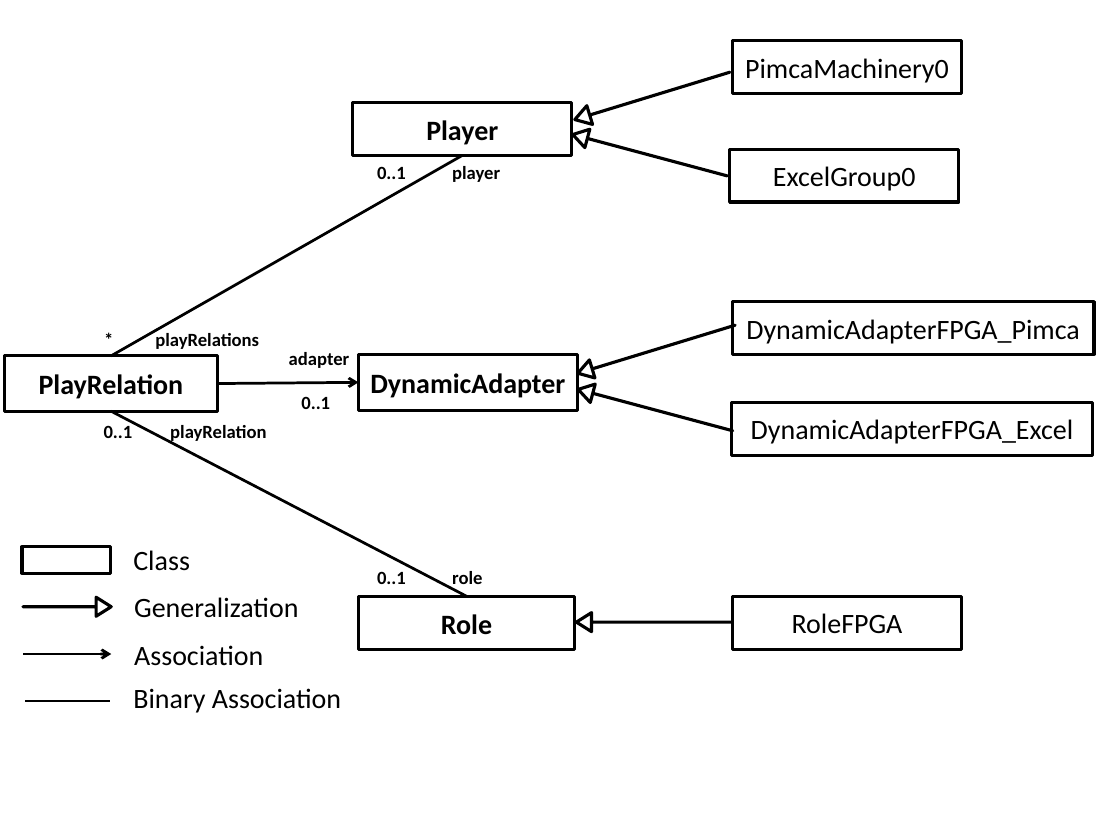
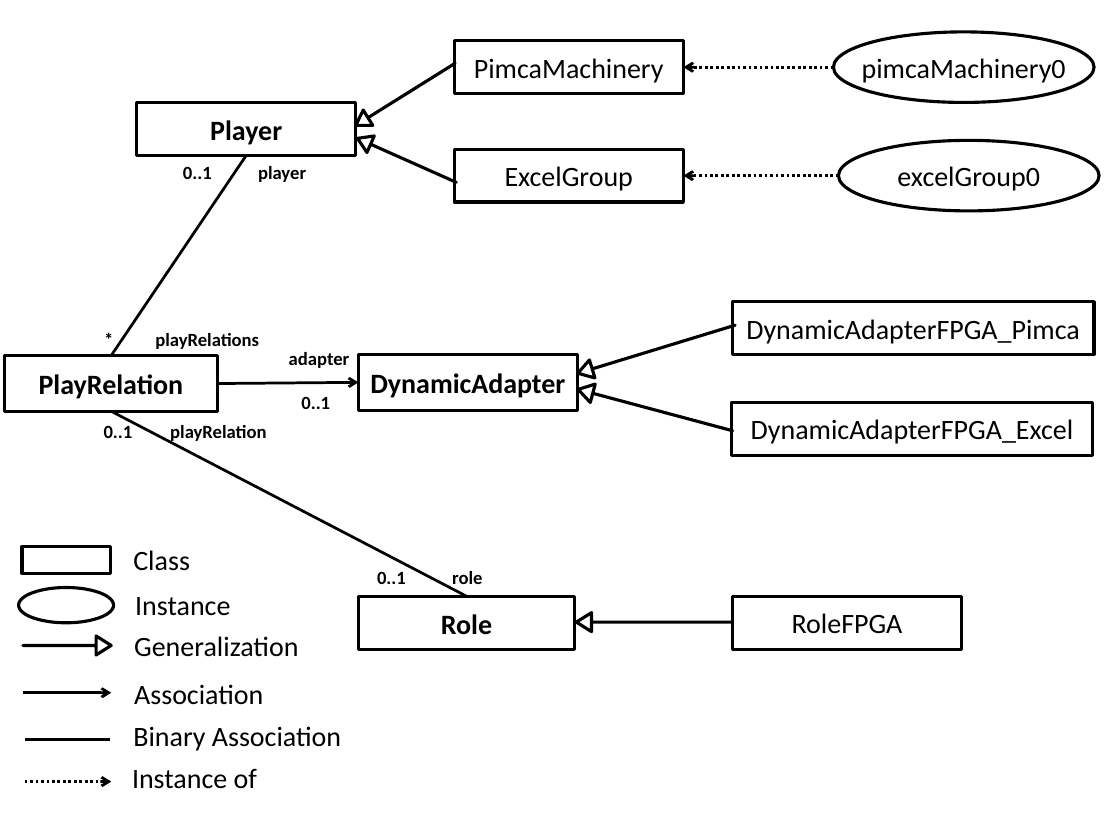
Before and after one commit to joelchampeau/idm_modsoc, a slide deck: slide 1 of documentation/docTravail/seancesTravail/cyber/Role4All_metaModel.pptx. Drawn at 1120x840 pixels with LibreOffice and Linux fonts; fonts in the diff are those of the drawing. Boxes give left, top, right and bottom in pixels: in the first picture for what was removed or moved away, otherwise in the second. Text is boxed around its words. In the diff, an @@ line names an element or a change of style, - is before the commit and + after.

```diff
--- a/documentation/docTravail/seancesTravail/cyber/Role4All_metaModel.pptx
+++ b/documentation/docTravail/seancesTravail/cyber/Role4All_metaModel.pptx
@@ down arrow at box(351, 56, 460, 133): rotation 73 to 58 degrees @@
@@ rectangle added at box(455, 40, 684, 93), fill #FFFFFF, outline #000000 2 pt, 18 pt, text #000000 @@
+PimcaMachinery
@@ ellipse "pimcaMachinery0": place and size @@
-ellipse "pimcaMachinery0" at box(732, 40, 962, 93)
+ellipse "pimcaMachinery0" at box(833, 32, 1094, 103)
@@ ellipse "pimcaMachinery0" at box(833, 32, 1094, 103): rectangle to ellipse @@
@@ text in ellipse at box(862, 58, 1066, 83): text changed @@
-PimcaMachinery0
+pimcaMachinery0
@@ arrow added from (833, 67) to (683, 67), #000000 1.75 pt dashed @@
@@ rectangle "Player": place and size @@
-rectangle "Player" at box(353, 103, 572, 156)
+rectangle "Player" at box(137, 103, 356, 156)
@@ down arrow at box(353, 130, 460, 191): rotation 105 to 114 degrees @@
@@ rectangle added at box(455, 149, 684, 202), fill #FFFFFF, outline #000000 2 pt, 18 pt, text #000000 @@
+ExcelGroup
@@ ellipse "excelGroup0" at box(839, 140, 1100, 211): rectangle to ellipse @@
@@ ellipse "excelGroup0": place and size @@
-ellipse "excelGroup0" at box(730, 149, 960, 202)
+ellipse "excelGroup0" at box(839, 140, 1100, 211)
@@ line moved from (463, 156) - (111, 356) to (246, 156) - (111, 356) @@
@@ text "0..1 player": place and size @@
-text "0..1 player" at box(377, 166, 500, 182)
+text "0..1 player" at box(183, 166, 306, 182)
@@ arrow added from (839, 176) to (683, 176), #000000 1.75 pt dashed @@
@@ text in ellipse at box(897, 166, 1039, 191): text changed @@
-ExcelGroup0
+excelGroup0
@@ ellipse added at box(19, 588, 114, 623), fill #FFFFFF, outline #000000 2 pt @@
@@ text added at box(135, 597, 230, 616), 18 pt, text #000000 @@
+Instance
@@ 3 texts, 1 arrow, 1 line, 1 down arrow: place and size @@
-3 texts, 1 arrow, 1 line, 1 down arrow at box(22, 597, 341, 713)
+3 texts, 1 arrow, 1 line, 1 down arrow at box(22, 636, 341, 751)
@@ text added at box(132, 769, 257, 789), 18 pt, text #000000 @@
+Instance of
@@ arrow added from (25, 782) to (111, 782), #000000 1.75 pt dashed @@
```
Also in this commit, not shown: 11 other files.
